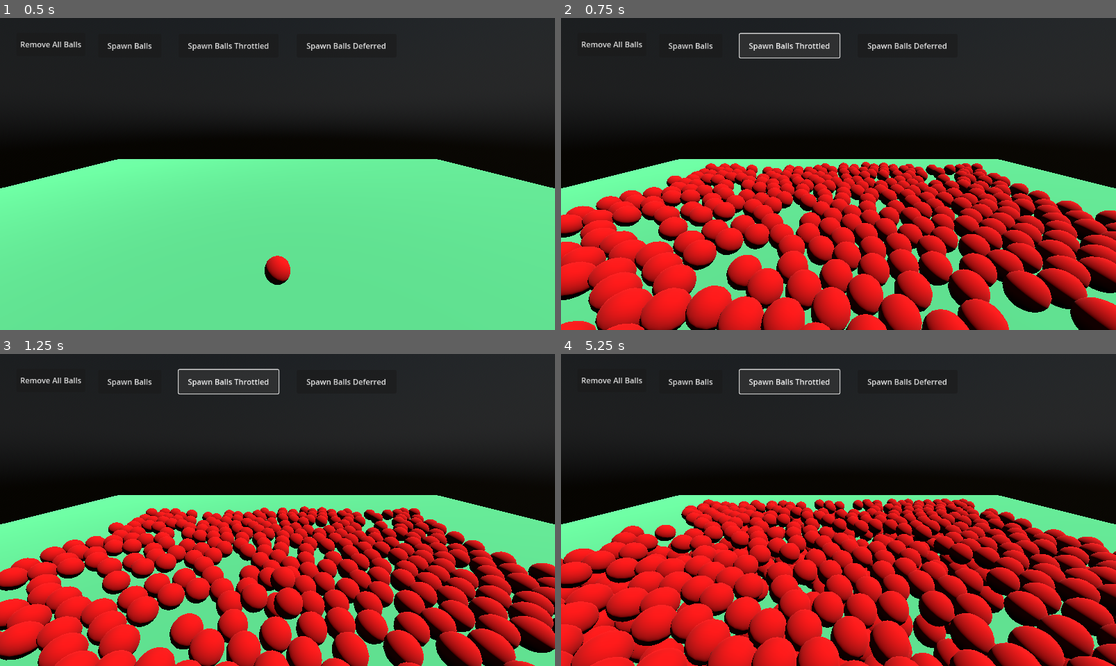
Above: before the commit, frames 1-4 (two rows, left to right).
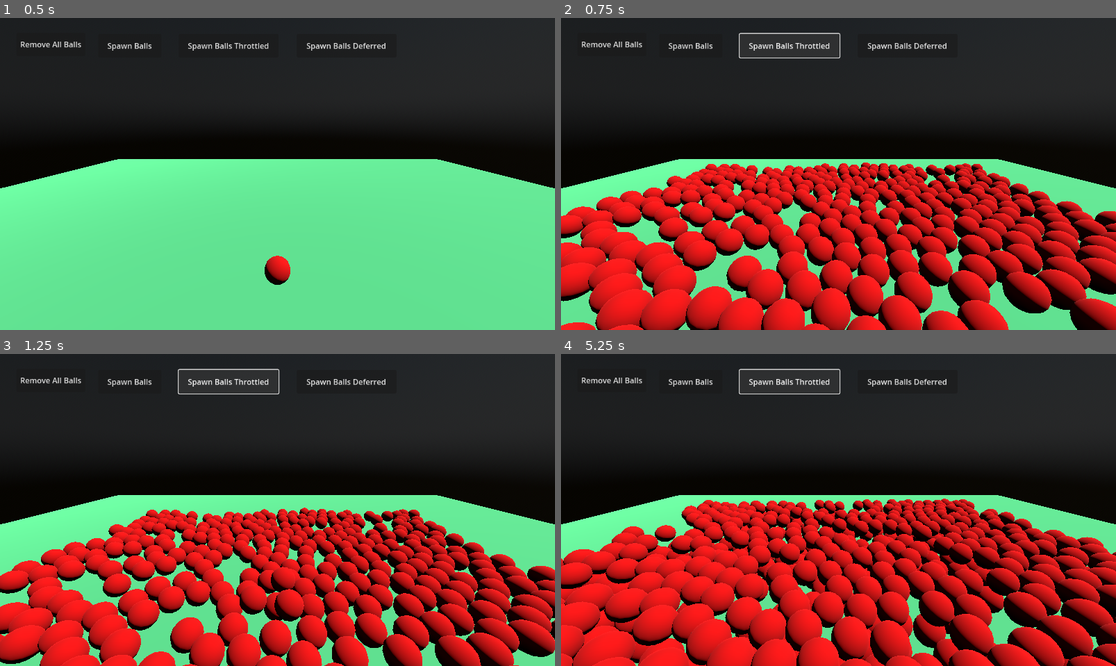
Above: after the commit, the same moments.

Repository: ImmersiveRPG/GodotCallThrottled
Game: Godot game, scene res://src/World/world.tscn
Two runs of this game, one before a commit and one after it. Both use one fixed random seed, a clock stepped at 60 frames per second and the inputs below.
Inputs:
- Up to frame 1 (0.5 s): no input
- Up to frame 2 (0.75 s): click "Spawn Balls Throttled" at 0.5 s
- Up to frame 3 (1.25 s): no input
- Up to frame 4 (5.25 s): click "Remove All Balls" at 1.25 s; click "Spawn Balls" at 2 s; click "Spawn Balls Deferred" at 2.75 s; click "Remove All Balls" at 3.5 s; click "Spawn Balls" at 4.25 s; click "Spawn Balls Throttled" at 5 s

Frame 1 is identical in both runs. In frame 2, 4.6% of the frame differs, in the area x 0-100%, y 46-100%; in frame 3, 24%, in the area x 0-100%, y 48-100%; in frame 4, 3.8%.

Commit message:
Changed to wait for start of process_frame

Diff:
--- a/project/src/Singletons/Throttler.gd
+++ b/project/src/Singletons/Throttler.gd
@@ -5,55 +5,49 @@
 extends Node3D
 
 var _is_running := false
-var _to_call_out := []
-var _mutex_out := Mutex.new()
+var _to_call := []
+var _mutex := Mutex.new()
 
 func _start_loop(frame_budget_msec : int, frame_budget_threshold_msec : int) -> void:
-	var consecutive_no_work_count := 0
+	while _is_running:
+		# Wait here until the next process frame starts
+		await self.get_tree().process_frame
 
-	while _is_running:
 		var frame_budget_remaining_msec := frame_budget_msec
-		var is_sleeping := false
+		var frame_budget_used_msec := 0
+		var is_working := true
 		var call_count := 0
-		while not is_sleeping:
-			#yield(get_tree().create_timer(0.1), "timeout")
+		while is_working:
 			var before := Time.get_ticks_msec()
 
-			_mutex_out.lock()
-			var entry = _to_call_out.pop_front()
-			_mutex_out.unlock()
+			# Get the next callable
+			_mutex.lock()
+			var entry = _to_call.pop_front()
+			_mutex.unlock()
 
-			var callable = null
-			var args = null
+			var did_call := false
 			if entry:
-				callable = entry["callable"]
-				args = entry["args"]
+				var callable = entry["callable"]
+				var args = entry["args"]
 				if callable != null and callable.is_valid():
 					if args != null and typeof(args) == TYPE_ARRAY and not args.is_empty():
-						#FIXME print(entry)
 						callable.callv(args)
 					else:
 						callable.call()
+					did_call = true
 					call_count += 1
-					consecutive_no_work_count = 0
-					#yield(get_tree().create_timer(0.1), "timeout")
 
 			var after := Time.get_ticks_msec()
 			var used := after - before
 			frame_budget_remaining_msec -= used
-			#print("Used:%s, frame_budget_remaining_msec:%s" % [used, frame_budget_remaining_msec])
+			frame_budget_used_msec += used
 
-			# Sleep if there is no work to do, or the budget is below the threshold
-			if callable == null or frame_budget_remaining_msec < frame_budget_threshold_msec:
-				is_sleeping = true
-				consecutive_no_work_count += 1
+			# Stop running callables if there are none left, or we are over budget
+			if not did_call or frame_budget_remaining_msec < frame_budget_threshold_msec:
+				is_working = false
 
 		if call_count > 0:
-			print("frame_budget_remaining_msec:%s, call_count:%s" % [frame_budget_remaining_msec, call_count])
-
-		# Sleep, and do it longer if we had no work for X consecutive loops
-		var sleep_sec := 0.05 if consecutive_no_work_count > 10 else 0.001
-		await get_tree().create_timer(sleep_sec).timeout
+			print("budget:%s, used:%s, remaining:%s, calls:%s" % [frame_budget_msec, frame_budget_used_msec, frame_budget_remaining_msec, call_count])
 
 func start(frame_budget_msec : int, frame_budget_threshold_msec : int) -> void:
 	_is_running = true
@@ -69,6 +63,6 @@
 		"args" : args,
 	}
 
-	_mutex_out.lock()
-	_to_call_out.push_back(entry)
-	_mutex_out.unlock()
+	_mutex.lock()
+	_to_call.push_back(entry)
+	_mutex.unlock()
